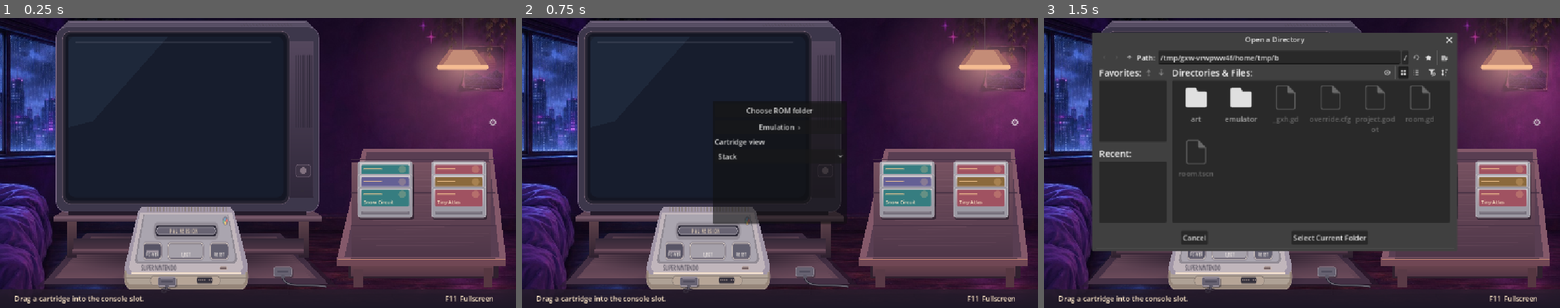
Above: before the commit, frames 1-3 (left to right).
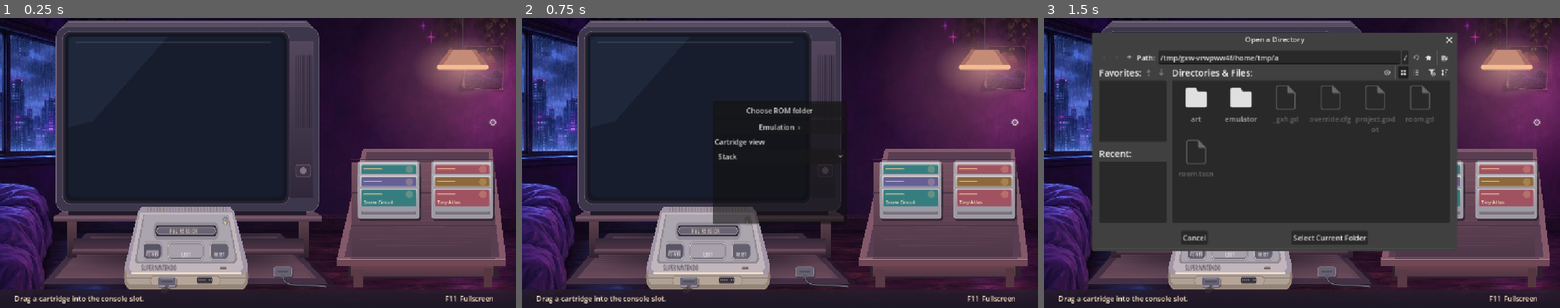
Above: after the commit, the same moments.

Repository: BaconBaps/snes
Game: Godot game, scene res://room.tscn
The game is run twice, just before and just after one commit, with the same random seed, the same clock (stepped at 60 frames per second) and the same inputs.
Inputs:
- Up to frame 1 (0.25 s): no input
- Up to frame 2 (0.75 s): click "⚙" at 0.5 s
- Up to frame 3 (1.5 s): click "Choose ROM folder" at 1.25 s

The runs differ from the first frame. In frame 1, 1.3% of the frame differs, in the area x 69-96%, y 49-70%; in frame 2, 1.3%; in frame 3, 1.0%.

Commit message:
Fit cartridges snugly into the console slot

Diff:
--- a/room.gd
+++ b/room.gd
@@ -21,7 +21,7 @@
 const TV_OFFSET := Vector2(0, -55)
 const TV_GLASS := Rect2(153, 96, 480, 360)
 const SCREEN := Rect2(TV_GLASS.position + TV_OFFSET, TV_GLASS.size)
-const CART_SIZE := Vector2(122, 70)
+const CART_SIZE := Vector2(138, 72)
 const SEATED_CART_HEIGHT := 49.0
 const GRID_PAGE_SIZE := 6
 const STACK_PAGE_SIZE := 12
@@ -289,7 +289,7 @@
 	return -1
 
 func console_position() -> Vector2:
-	var slot_lip := CONSOLE_TRANSFORM * Vector2(SLOT_ART.get_center().x, 536)
+	var slot_lip := CONSOLE_TRANSFORM * Vector2(SLOT_ART.get_center().x, SLOT_ART.end.y)
 	return slot_lip - Vector2(CART_SIZE.x / 2.0, SEATED_CART_HEIGHT + lift)
 
 func console_cartridge_height() -> float:
@@ -610,7 +610,7 @@
 
 	# The top hatch sits behind the three controls, with its lip in front of the cartridge.
 	rounded(SLOT_ART.grow(4), 8, "#928c96")
-	rounded(SLOT_ART, 6, "#292634")
+	rounded(SLOT_ART, 6, "#a8a3ac" if seated else "#292634")
 	if inserted < 0 or dragging == inserted:
 		rounded(SLOT_ART.grow(-2), 5, "#696473", "#a5a0aa")
 		words("P A L   V E R S I O N", 379, 535, 7)
@@ -621,8 +621,6 @@
 		# At rest the slot hides the shell immediately below the label.
 		cartridge(inserted, console_position(), console_cartridge_height())
 		draw_set_transform_matrix(CONSOLE_TRANSFORM)
-		if seated:
-			line(Vector2(352, 536), Vector2(479, 536), "#3e3547", 2)
 
 	draw_console_button(Rect2(321, 548, 39, BUTTON_HEIGHT), "POWER", "#575465")
 	var switch_y := 553 if powered else 558
